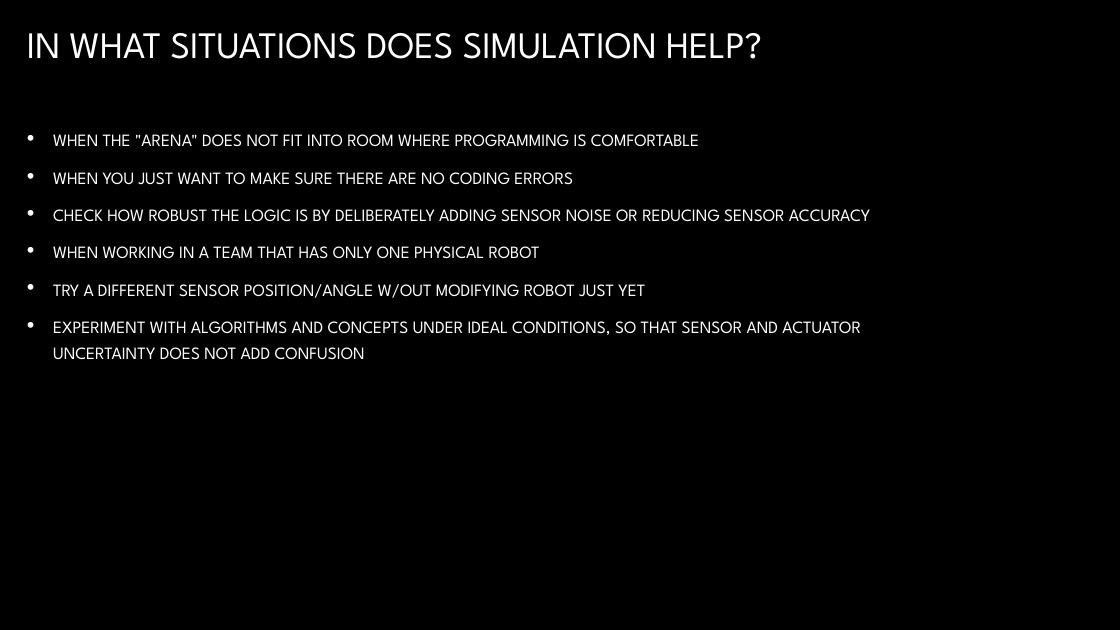
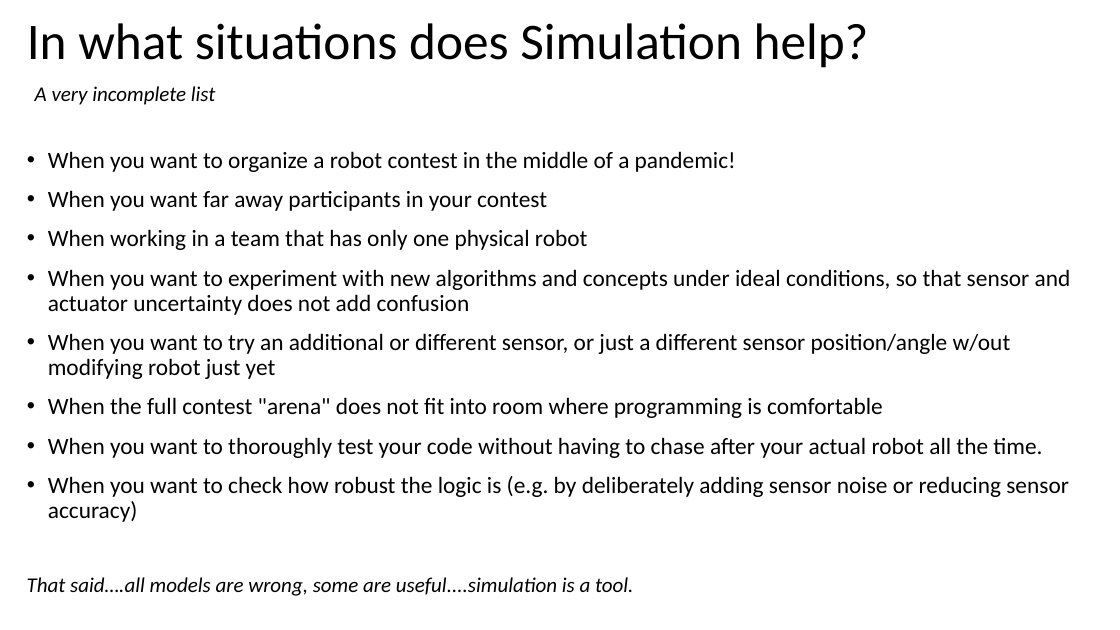
Before and after one commit to nettercm/simple_3pi_simulation, a slide deck: slide 5 of DPRG Monthly Meeting 2020-10-10.pptm (slide 13 before the commit). Drawn at 1120x630 pixels with LibreOffice and Linux fonts; fonts in the diff are those of the drawing; background and template pictures are left out. Boxes give left, top, right and bottom in pixels: in the first picture for what was removed or moved away, otherwise in the second. Text is boxed around its words. In the diff, an @@ line names an element or a change of style, - is before the commit and + after.

Commit message:
Updated the presentation - not done yet!

```diff
--- a/DPRG Monthly Meeting 2020-10-10.pptm
+++ b/DPRG Monthly Meeting 2020-10-10.pptm
@@ background picture (left out) to #FFFFFF @@
@@ title at box(27, 23, 869, 68): text changed; size 32 to 44 pt; font League Spartan to Calibri; text colour gradient #FFFFFF to #A6A6A6 to #000000 @@
-IN WHAT SITUATIONS DOES SIMULATION HELP?
+In what situations does Simulation help?
@@ text added at box(35, 86, 216, 105), 18 pt, text #000000, italic @@
+A very incomplete list
@@ text "When you want to organize ..." at box(48, 151, 1071, 522): vertical alignment middle to top @@
@@ text at box(48, 151, 1071, 522): text changed; size 18.5 to 20 pt; font League Spartan to Calibri; text colour gradient #FFFFFF to #BFBFBF to #000000 @@
-• when the "arena" does not fit into room where programming is comfortable
-• when you just want to make sure there are no coding errors
-• check how robust the logic is by deliberately adding sensor noise or reducing sensor accuracy
-• when working in a team that has only one physical robot
-• try a different sensor position/angle w/out modifying robot just yet
-• experiment with algorithms and concepts under ideal conditions, so that sensor and actuator uncertainty does not add confusion
+• When you want to organize a robot contest in the middle of a pandemic!
+• When you want far away participants in your contest
+• When working in a team that has only one physical robot
+• When you want to experiment with new algorithms and concepts under ideal conditions, so that sensor and actuator uncertainty does not add confusion
+• When you want to try an additional or different sensor, or just a different sensor position/angle w/out modifying robot just yet
+• When the full contest "arena" does not fit into room where programming is comfortable
+• When you want to thoroughly test your code without having to chase after your actual robot all the time.
+• When you want to check how robust the logic is (e.g. by deliberately adding sensor noise or reducing sensor accuracy)
@@ text added at box(27, 577, 633, 596), 18 pt, text #000000, italic @@
+That said….all models are wrong, some are useful....simulation is a tool.
```
Also in this commit, not shown: 10 other slides changed, 8 slides added, 3 slides removed.
